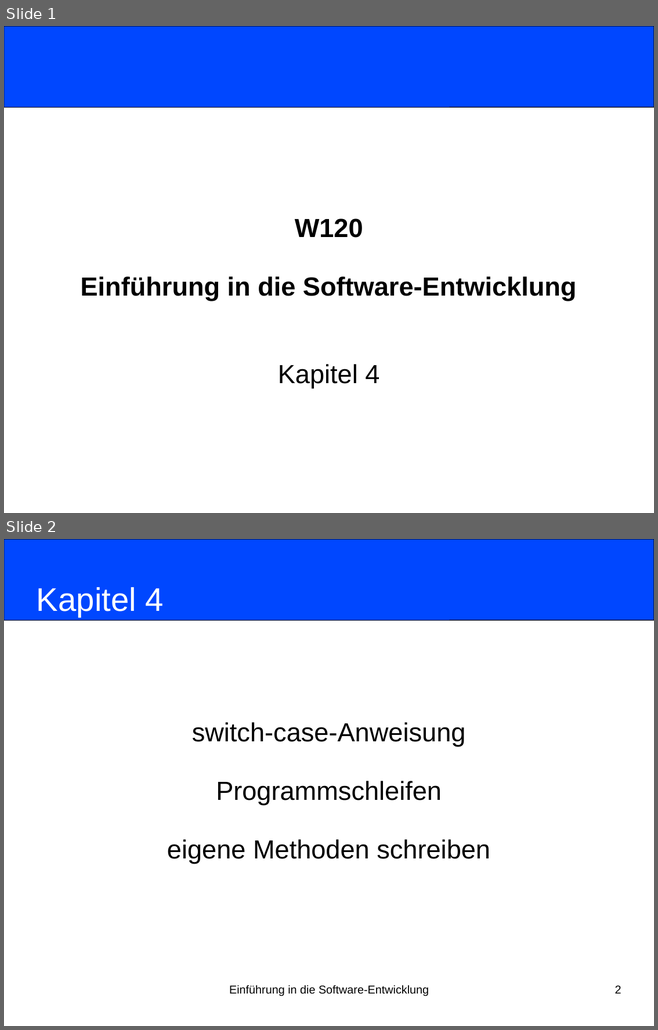
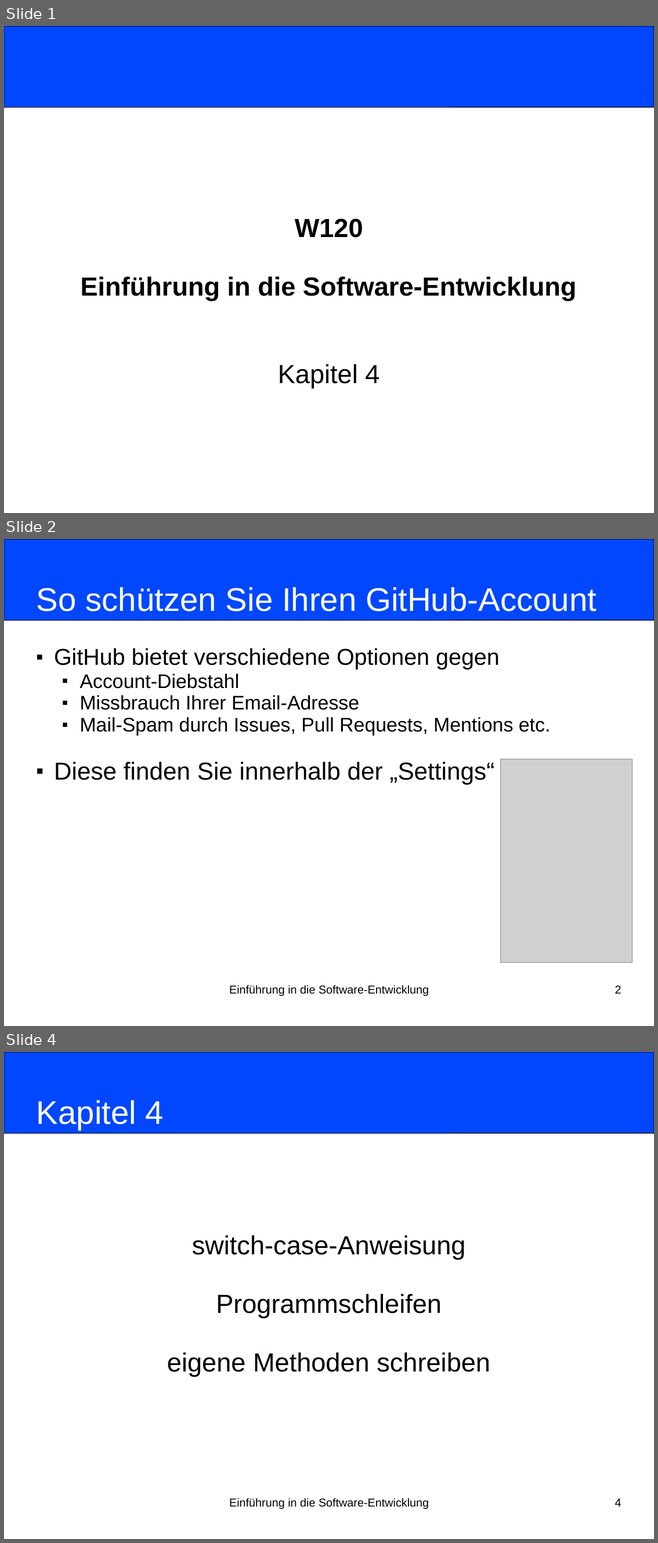
Before and after one commit to nordakademie-einfuehrung-java/vorlesungsskript, a slide deck: folien/Semester_03_Termin_04_Kapitel04.pptx. Shown one above the other, each under a label of ours: slides 1 and 2 before the commit, slides 1, 2 and 4 after it; the slides between them are not shown. The pictures are 658x1030 and 658x1543 pixels, drawn with LibreOffice and Linux fonts; fonts in the diff are those of the drawing; grey boxes stand for pictures. Boxes give left, top, right and bottom in pixels: in the first picture for what was removed or moved away, otherwise in the second. Text is boxed around its words. In the diff, an @@ line names an element or a change of style, - is before the commit and + after.

```diff
--- a/folien/Semester_03_Termin_04_Kapitel04.pptx
+++ b/folien/Semester_03_Termin_04_Kapitel04.pptx
@@ slide 2 added at (x1=4, y1=539, x2=654, y2=1026), background #FFFFFF @@
@@ rounded rectangle added at (x1=4, y1=539, x2=654, y2=620), fill #0047FF, outline #000000 0.75 pt @@
@@ title added at (x1=36, y1=587, x2=596, y2=611), 40 pt, text #FFFFFF @@
+So schützen Sie Ihren GitHub-Account
@@ subtitle added at (x1=54, y1=648, x2=550, y2=784), 24 pt, text #000000 @@
+■ GitHub bietet verschiedene Optionen gegen
+  ■ Account-Diebstahl
+  ■ Missbrauch Ihrer Email-Adresse
+  ■ Mail-Spam durch Issues, Pull Requests, Mentions etc.
+■ Diese finden Sie innerhalb der „Settings“
@@ picture added at (x1=501, y1=759, x2=632, y2=963) @@
@@ text added at (x1=229, y1=985, x2=429, y2=996), 14 pt, text #000000 @@
+Einführung in die Software-Entwicklung
@@ page number added at (x1=615, y1=986, x2=621, y2=994), 14 pt, text #000000 @@
+2
@@ what was slide 2 is now slide 4 @@
@@ page number at (x1=615, y1=1499, x2=621, y2=1507): text changed @@
-2
+4
```
Also in this commit, not shown: 1 other slide added.
